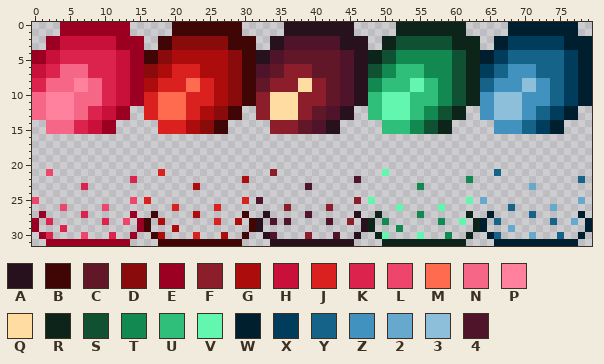
Edited in one commit: sprite sheet (Assets/Power Ups/PowerUp-Tower.png). That is the earlier state.
The file is 80x32 pixels.
Palette (. is transparent): A #26111c  B #400505  C #621728  D #890b0b  E #9b0023  F #8c1d2b  G #ad0c0c  H #c8103a  J #db2020  K #db234d  L #ed456c  M #ff6b4e  N #f66687  P #ff819e  Q #ffdca2  R #0c2419  S #0f5132  T #128950  U #30bf7b  V #62f6af  W #001f2e  X #003d5c  Y #166389  Z #4292bf  2 #67a8cd  3 #8dbeda  4 #50142a
Pixels before, first column x 0:
 0 ....EEEEEEEEEE......BBBBBBBBBB......AAAAAAAAAA......RRRRRRRRRR......WWWWWWWWWW..
 1 ....EEEEEEEEEE......BBBBBBBBBB......AAAAAAAAAA......RRRRRRRRRR......WWWWWWWWWW..
 2 ..EEHHHHHHHHEEEE..BBDDDDDDDDBBBB..AA44444444AAAA..RRSSSSSSSSRRRR..WWXXXXXXXXWWWW
 3 ..EEHHHHHHHHEEEE..BBDDDDDDDDBBBB..AA44444444AAAA..RRSSSSSSSSRRRR..WWXXXXXXXXWWWW
 4 EEHHKKKKKKKKHHEEBBDDGGGGGGGGDDBBAA44CCCCCCCC44AARRSSTTTTTTTTSSRRWWXXYYYYYYYYXXWW
 5 EEHHKKKKKKKKHHEEBBDDGGGGGGGGDDBBAA44CCCCCCCC44AARRSSTTTTTTTTSSRRWWXXYYYYYYYYXXWW
 6 HHKKNNNNKKKKHHEEDDGGJJJJGGGGDDBB44CCFFFFCCCC44AASSTTUUUUTTTTSSRRXXYYZZZZYYYYXXWW
 7 HHKKNNNNKKKKHHEEDDGGJJJJGGGGDDBB44CCFFFFCCCC44AASSTTUUUUTTTTSSRRXXYYZZZZYYYYXXWW
 8 KKNNNNPPNNKKHHEEGGJJJJMMJJGGDDBBCCFFFFQQFFCC44AATTUUUUVVUUTTSSRRYYZZZZ33ZZYYXXWW
 9 KKNNNNPPNNKKHHEEGGJJJJMMJJGGDDBBCCFFFFQQFFCC44AATTUUUUVVUUTTSSRRYYZZZZ33ZZYYXXWW
10 NNPPPPNNNNKKHHEEJJMMMMJJJJGGDDBBFFQQQQFFFFCC44AAUUVVVVUUUUTTSSRRZZ3333ZZZZYYXXWW
11 NNPPPPNNNNKKHHEEJJMMMMJJJJGGDDBBFFQQQQFFFFCC44AAUUVVVVUUUUTTSSRRZZ3333ZZZZYYXXWW
12 NNPPPPNNKKHHEE..JJMMMMJJGGDDBB..FFQQQQFFCC44AA..UUVVVVUUTTSSRR..ZZ3333ZZYYXXWW..
13 NNPPPPNNKKHHEE..JJMMMMJJGGDDBB..FFQQQQFFCC44AA..UUVVVVUUTTSSRR..ZZ3333ZZYYXXWW..
14 ..NNNNKKHHEE......JJJJGGDDBB......FFFFCC44AA......UUUUTTSSRR......ZZZZYYXXWW....
15 ..NNNNKKHHEE......JJJJGGDDBB......FFFFCC44AA......UUUUTTSSRR......ZZZZYYXXWW....
16 ................................................................................
17 ................................................................................
18 ................................................................................
19 ................................................................................
20 ................................................................................
21 ..L...............J...............F...............V...............Y.............
22 ..............K...............G...............4...............T...............Y.
23 .......K...............G...............4...............T...............2........
24 ................................................................................
25 L.............L.J.............J.4.............F.V.............V.2.............2.
26 ....L.....L.........J.....J.........F.....F.........V.....V.........Y.....2.....
27 .E.....K......E..B.....G......B..A.....4......A..R.....T......R..W.....Y......W.
28 E.K.......K..L.EB.G.......J..G.BA.4.4.....4..F.AR.T.......T..V.RW.Y.......Y..2.W
29 E...K..........EB...G..........BA..............AR...T..........RW...2..........W
30 .EK....L...K..E..BG....J...G..B..A4....F...4..A..RV....V...T..R..WY....2...Y..W.
31 ..EEEEEEEEEEEE....BBBBBBBBBBBB....AAAAAAAAAAAA....RRRRRRRRRRRR....WWWWWWWWWWWW..
After the commit:
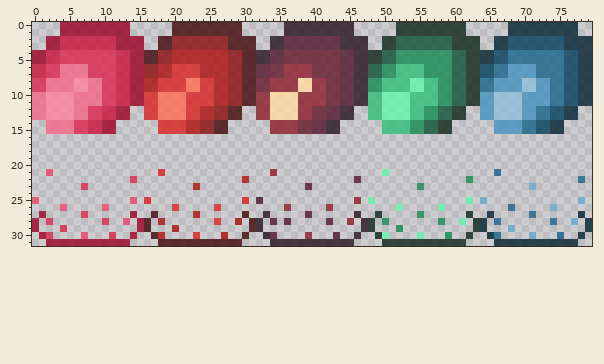
The exact change:
colour 2: #67a8cd -> #67a8cdcc
colour 3: #8dbeda -> #8dbedacc
colour 4: #50142a -> #50142acc
colour A: #26111c -> #26111ccc
colour B: #400505 -> #400505cc
colour C: #621728 -> #621728cc
colour D: #890b0b -> #890b0bcc
colour E: #9b0023 -> #9b0023cc
colour F: #8c1d2b -> #8c1d2bcc
colour G: #ad0c0c -> #ad0c0ccc
colour H: #c8103a -> #c8103acc
colour J: #db2020 -> #db2020cc
colour K: #db234d -> #db234dcc
colour L: #ed456c -> #ed456ccc
colour M: #ff6b4e -> #ff6b4ecc
colour N: #f66687 -> #f66687cc
colour P: #ff819e -> #ff819ecc
colour Q: #ffdca2 -> #ffdca2cc
colour R: #0c2419 -> #0c2419cc
colour S: #0f5132 -> #0f5132cc
colour T: #128950 -> #128950cc
colour U: #30bf7b -> #30bf7bcc
colour V: #62f6af -> #62f6afcc
colour W: #001f2e -> #001f2ecc
colour X: #003d5c -> #003d5ccc
colour Y: #166389 -> #166389cc
colour Z: #4292bf -> #4292bfcc
